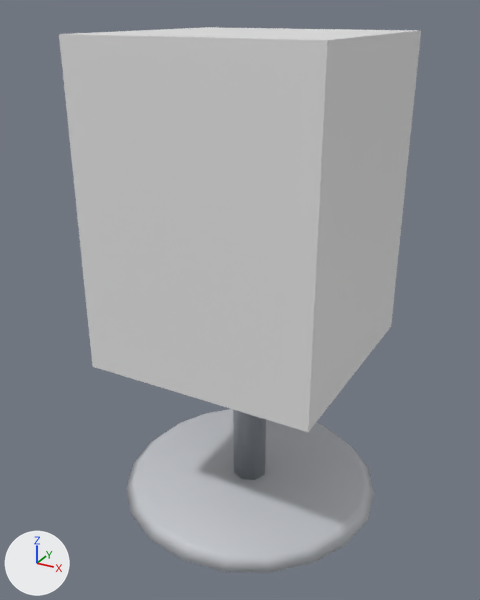
The glTF model internal/web/static/office/sets/modern/Furn_Stool.gltf, before and after one commit.
Rendered twice from a camera (50 mm lens) standing at (0.452, -0.858, 0.775) and looking at (-0.012, -0.016, 0.354). The axes (+X, +Y, +Z) are drawn at lower left. The lights are the same throughout. The picture after the commit comes second. Where no turn or scale is listed for an object, it has been applied to the vertices.

The older version as bpy lines, for what is in view:
```python
mat_rs_bodydark = principled_material('RS_BodyDark')
mat_rs_bodydark.base_color = (0.552, 0.571, 0.604)  # light grey #c4c7cc
mat_rs_bodydark.roughness = 0.55
me_furn_stool = bpy.data.meshes.new('Furn_Stool')
me_furn_stool.from_pydata(...)  # 240 vertices, 468 faces; spans x -0.22..0.22, y -0.22..0.22, z 0.0..0.745
# faces by material slot: [76, 316, 76]
me_furn_stool.materials.append(mat_rs_leather_dark)  # brown #9c6238
me_furn_stool.materials.append(mat_rs_trim)  # light grey #b9bdc3
me_furn_stool.materials.append(mat_rs_bodydark)  # light grey #c4c7cc
me_furn_stool_col = bpy.data.meshes.new('Furn_Stool_COL')
me_furn_stool_col.from_pydata(...)  # a box spanning x -0.18..0.18, y -0.18..0.18, z 0.27..0.745
ob_furn_stool = bpy.data.objects.new('Furn_Stool', me_furn_stool)
ob_furn_stool.location = (0.0, 0.0, 0.0)
ob_furn_stool_col = bpy.data.objects.new('Furn_Stool_COL', me_furn_stool_col)
ob_furn_stool_col.location = (0.0, 0.0, 0.0)
```
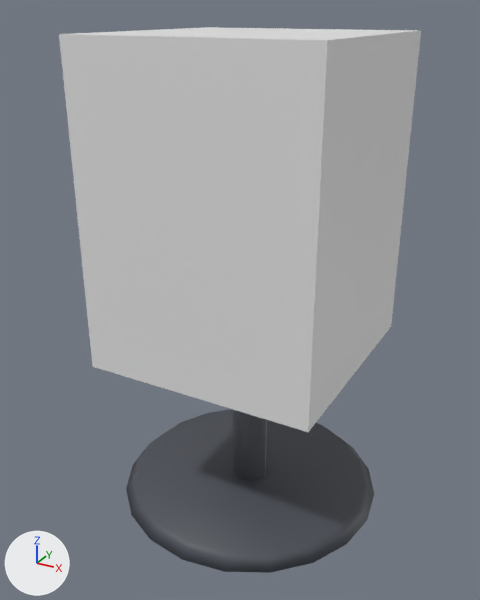
Changed parts and their boxes [x1, y1, x2, y2] in the pictures (480 x 600 px):
'Furn_Stool', recoloured (light grey to dark grey)
    both: [126, 409, 374, 573]

The change in detail:
Material 'RS_BodyDark' (mat_rs_bodydark) changes colour from light grey #c4c7cc to dark grey #4b4f57; in linear values from (0.552, 0.571, 0.604) to (0.0704, 0.0782, 0.0953).
